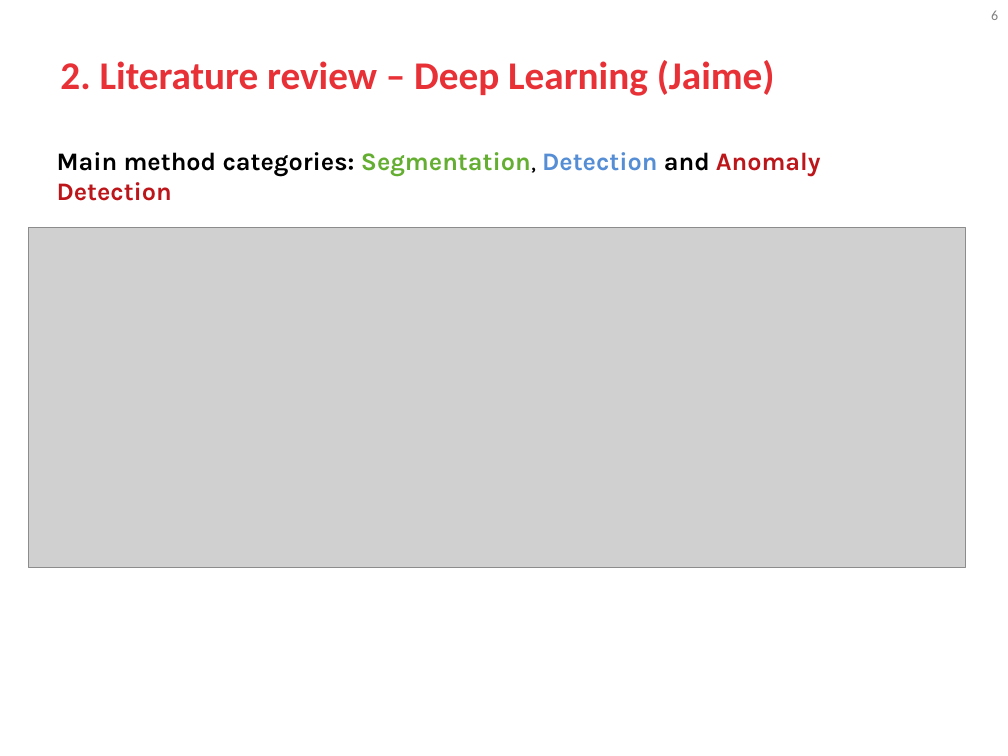
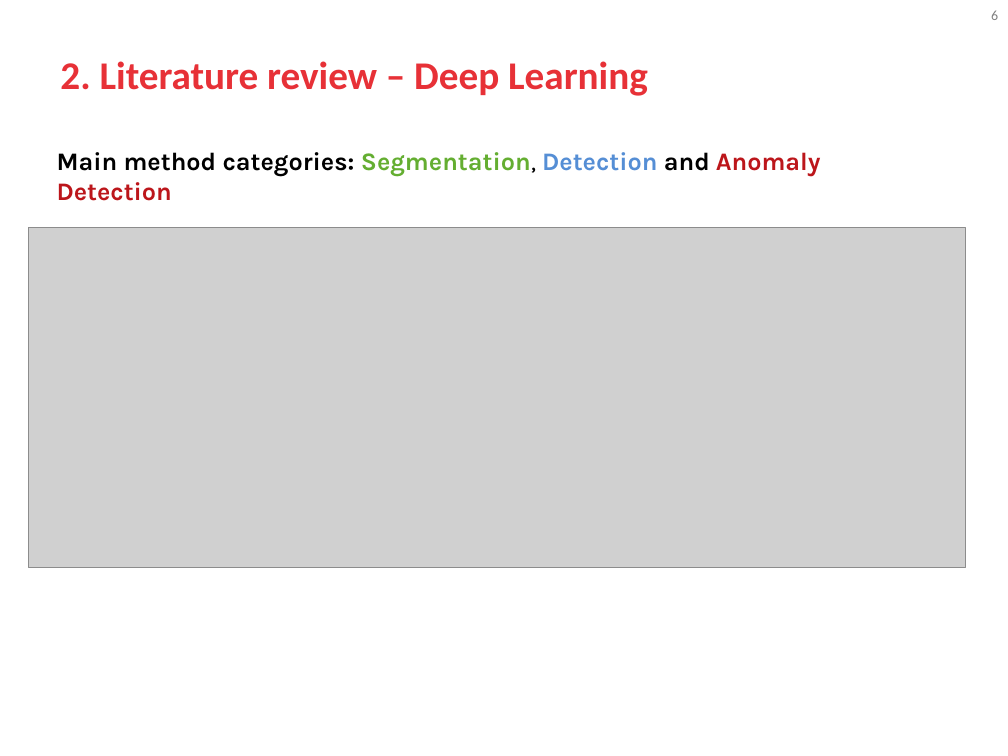
Before and after one commit to blooraayy/VA_RetoMichelin, a slide deck: slide 6 of docs/GIDIA_VA_Course_Project_Presentations.pptx. Drawn at 1008x756 pixels with LibreOffice and Linux fonts; fonts in the diff are those of the drawing; grey boxes stand for pictures; background and template pictures are left out. Boxes give left, top, right and bottom in pixels: in the first picture for what was removed or moved away, otherwise in the second. Text is boxed around its words. In the diff, an @@ line names an element or a change of style, - is before the commit and + after.

Commit message:
slides deep finished

```diff
--- a/docs/GIDIA_VA_Course_Project_Presentations.pptx
+++ b/docs/GIDIA_VA_Course_Project_Presentations.pptx
@@ title at (60,61,648,96): text changed @@
-2. Literature review – Deep Learning (Jaime)
+2. Literature review – Deep Learning
```
Also in this commit, not shown: 4 other slides changed, 1 slide added, 2 slides removed, 1 other file.
